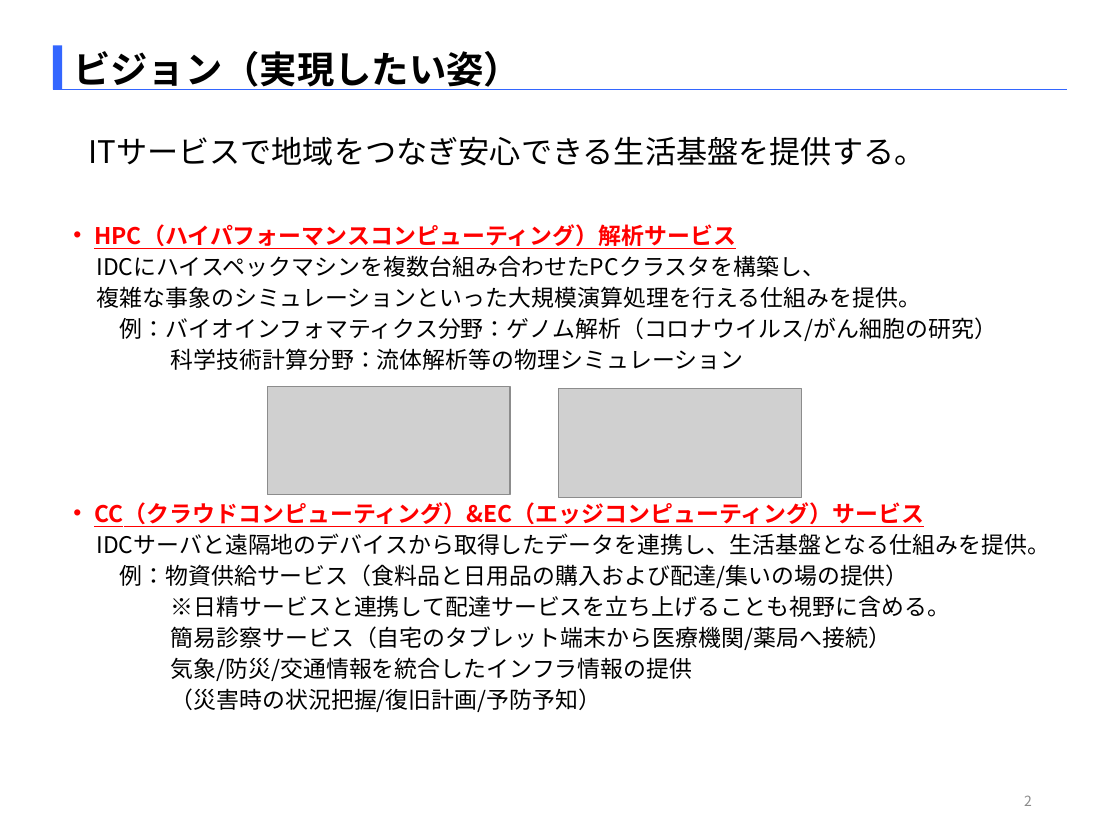
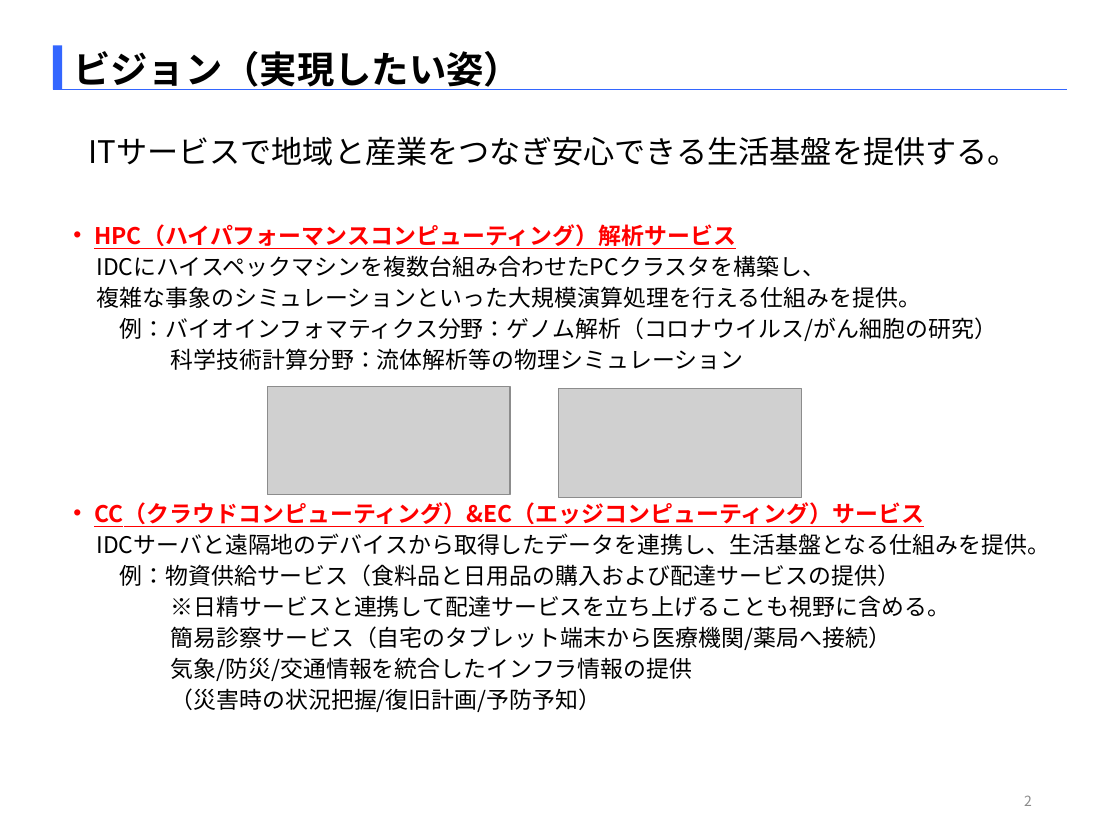
Before and after one commit to SITH-YN/PythonTool, a slide deck: slide 2 of Temp/EMB本部_中村洋太_290863_[HPC解析_CC&ECサービス].pptx. Drawn at 1120x840 pixels with LibreOffice and Linux fonts; fonts in the diff are those of the drawing; grey boxes stand for pictures. Boxes give left, top, right and bottom in pixels: in the first picture for what was removed or moved away, otherwise in the second. Text is boxed around its words. In the diff, an @@ line names an element or a change of style, - is before the commit and + after.

```diff
--- a/Temp/EMB本部_中村洋太_290863_[HPC解析_CC&ECサービス].pptx
+++ b/Temp/EMB本部_中村洋太_290863_[HPC解析_CC&ECサービス].pptx
@@ title at bbox=[88, 136, 1019, 166]: text changed @@
-ITサービスで地域をつなぎ安心できる生活基盤を提供する。
+ITサービスで地域と産業をつなぎ安心できる生活基盤を提供する。
@@ text at bbox=[119, 564, 900, 586]: text changed @@
-例：物資供給サービス（食料品と日用品の購入および配達/集いの場の提供）
+例：物資供給サービス（食料品と日用品の購入および配達サービスの提供）
```
Also in this commit, not shown: 11 other slides changed.
